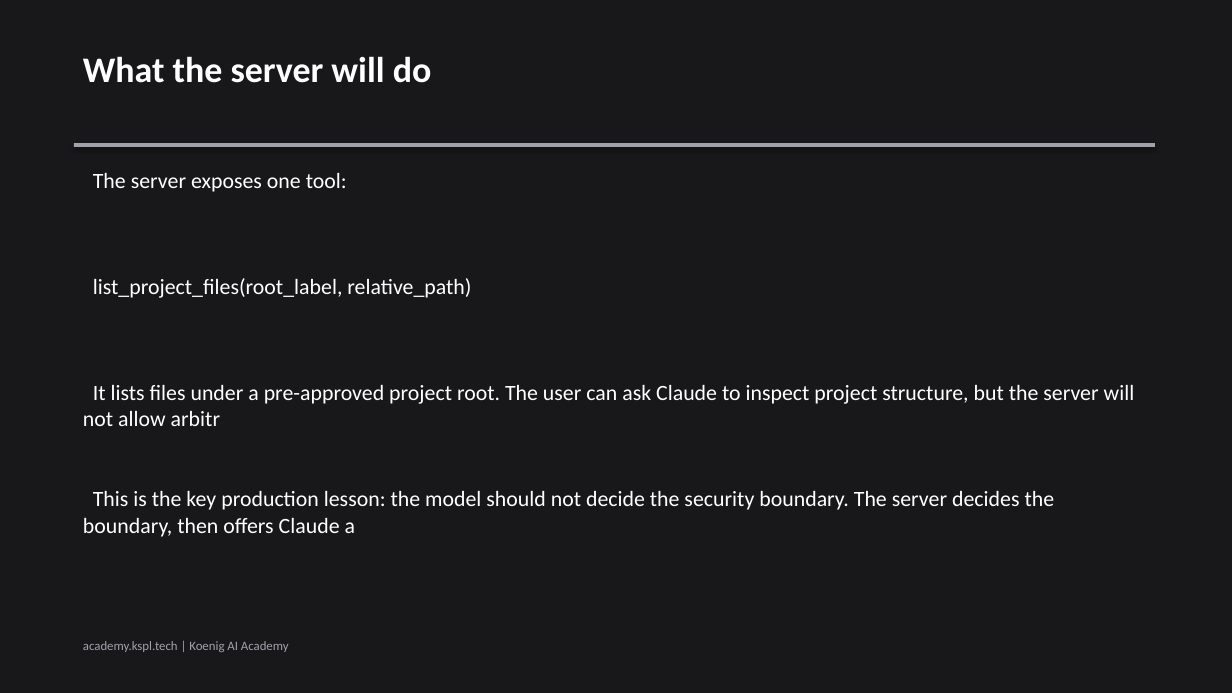
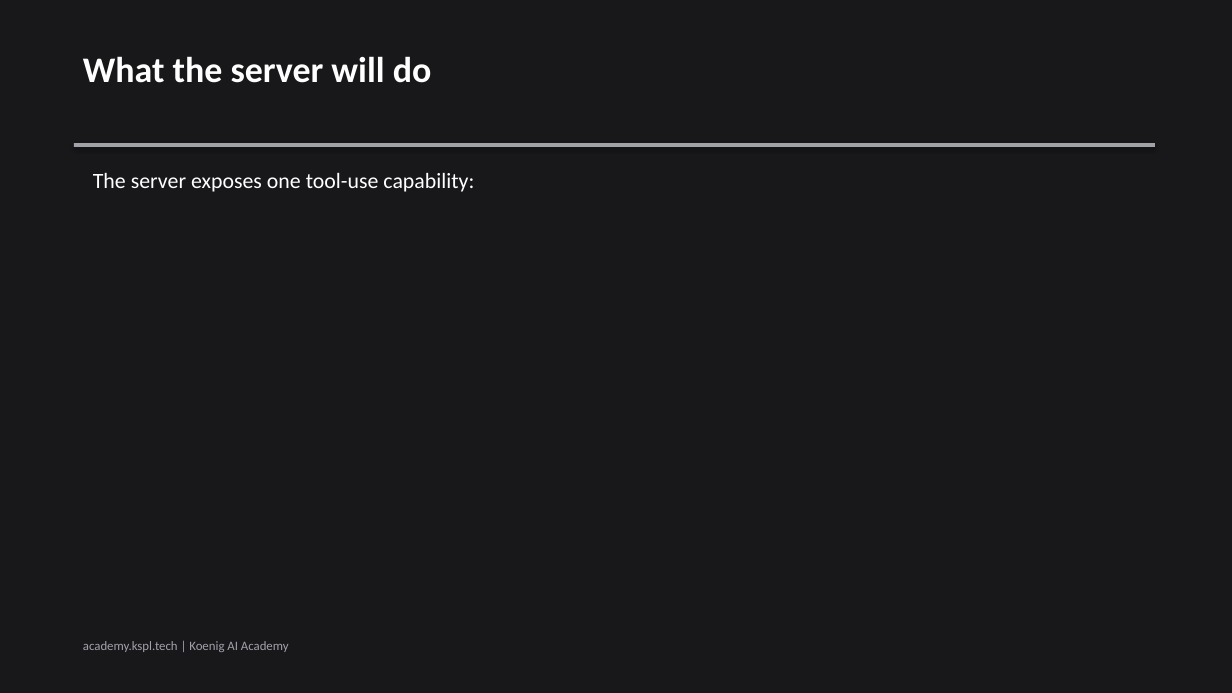
Before and after one commit to Koenig-Solutions-Private-Limited/koenig-ai-org, a slide deck: slide 2 of vault/courses/claude-tool-use-from-zero/ch03-slides.pptx (slide 3 before the commit). Drawn at 1232x693 pixels with LibreOffice and Linux fonts; fonts in the diff are those of the drawing. Boxes give left, top, right and bottom in pixels: in the first picture for what was removed or moved away, otherwise in the second. Text is boxed around its words. In the diff, an @@ line names an element or a change of style, - is before the commit and + after.

```diff
--- a/vault/courses/claude-tool-use-from-zero/ch03-slides.pptx
+++ b/vault/courses/claude-tool-use-from-zero/ch03-slides.pptx
@@ text at <box>93,173,474,192</box>: text changed @@
-The server exposes one tool:
+The server exposes one tool-use capability:
@@ text removed at <box>93,278,471,298</box> @@
-list_project_files(root_label, relative_path)
@@ text removed at <box>83,385,1135,426</box> @@
-It lists files under a pre-approved project root. The user can ask Claude to inspect project structure, but the server will not allow arbitr
@@ text removed at <box>83,491,1055,537</box> @@
-This is the key production lesson: the model should not decide the security boundary. The server decides the boundary, then offers Claude a
```
Also in this commit, not shown: 4 slides added, 5 slides removed.
